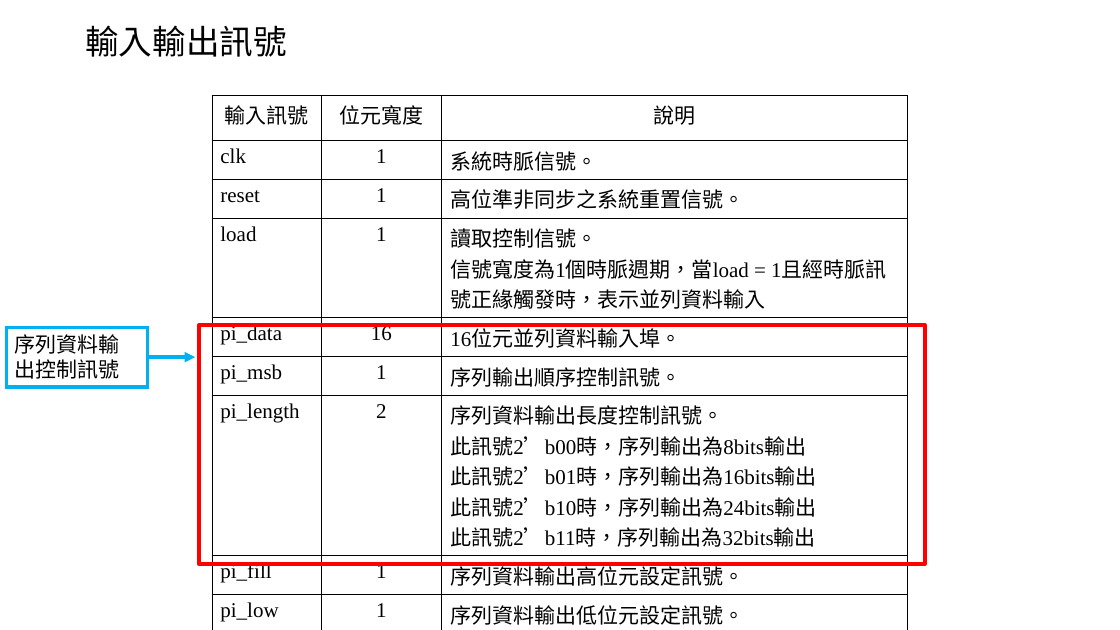
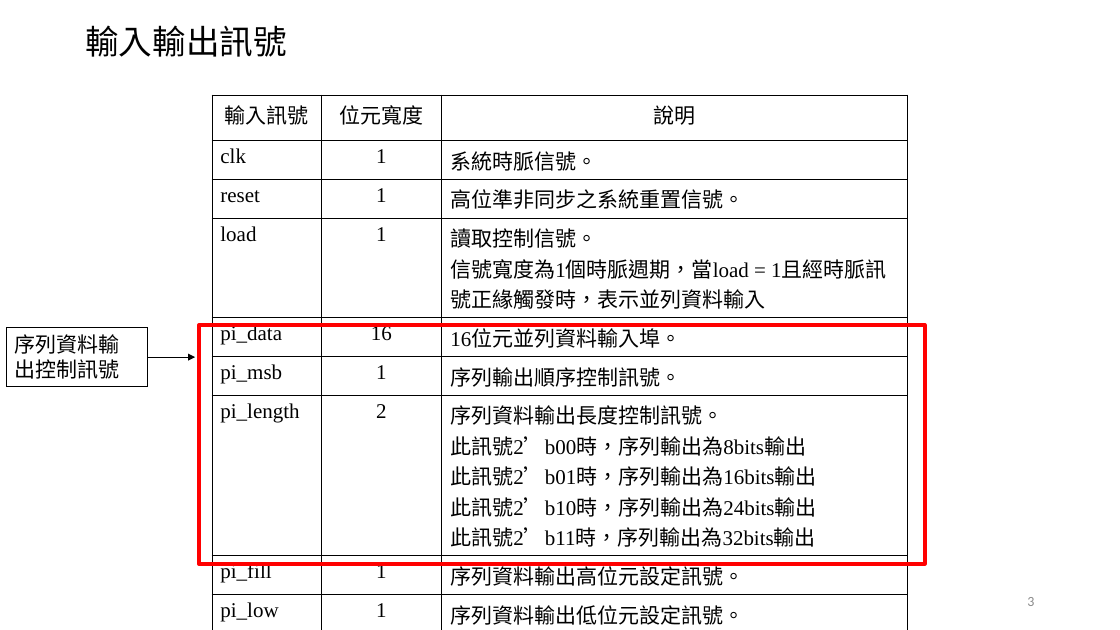
Before and after one commit to Chi-Yung/Chi-Yung, a slide deck: slide 4 of 報告.pptx. Drawn at 1120x630 pixels with LibreOffice and Linux fonts; fonts in the diff are those of the drawing. Boxes give left, top, right and bottom in pixels: in the first picture for what was removed or moved away, otherwise in the second. Text is boxed around its words. In the diff, an @@ line names an element or a change of style, - is before the commit and + after.

```diff
--- a/報告.pptx
+++ b/報告.pptx
@@ rectangle "序列資料輸出控制訊號" at <box>7,328,148,387</box>: outline #00B0F0 3 pt to #000000 1 pt @@
@@ arrow (147, 357) - (195, 357): stroke #00B0F0 3 pt to #000000 0.5 pt @@
@@ page number added at <box>1027,597,1034,606</box>, 12 pt, text #8C8C8C @@
+3
```
Also in this commit, not shown: 17 other slides changed.
